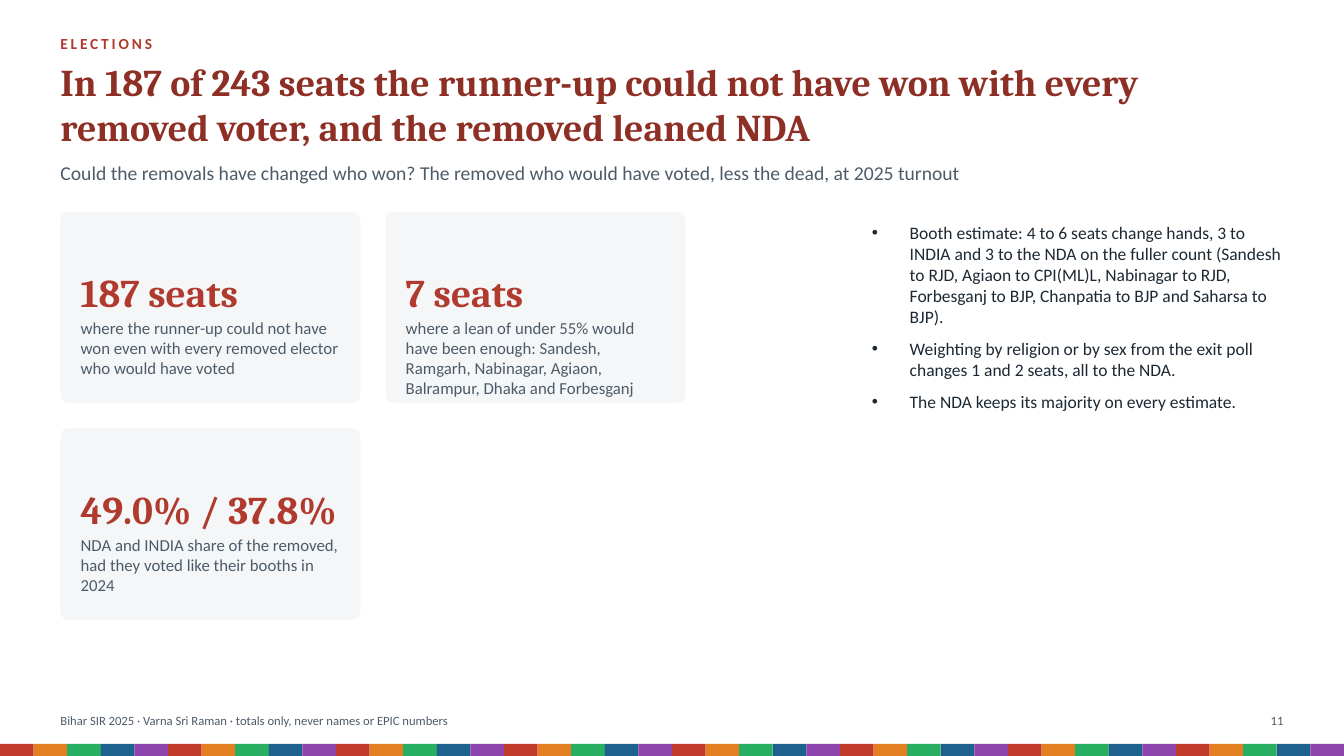
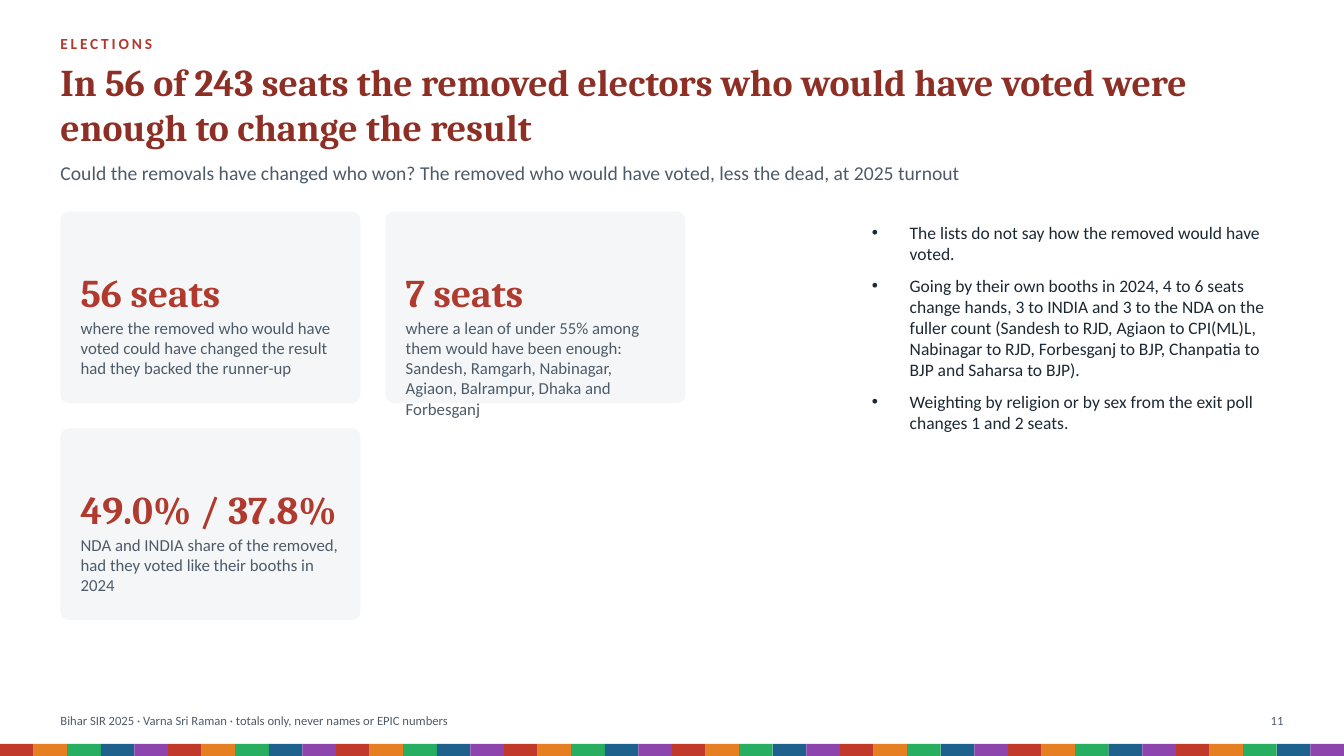
Before and after one commit to Varnasr/INDIA-DATA, a slide deck: slide 11 of reports/bihar-sir-2025-deck.pptx. Drawn at 1344x756 pixels with LibreOffice and Linux fonts; fonts in the diff are those of the drawing. Boxes give left, top, right and bottom in pixels: in the first picture for what was removed or moved away, otherwise in the second. Text is boxed around its words. In the diff, an @@ line names an element or a change of style, - is before the commit and + after.

```diff
--- a/reports/bihar-sir-2025-deck.pptx
+++ b/reports/bihar-sir-2025-deck.pptx
@@ text at bbox=[60, 69, 1187, 150]: text changed @@
-In 187 of 243 seats the runner-up could not have won with every removed voter, and the removed leaned NDA
+In 56 of 243 seats the removed electors who would have voted were enough to change the result
@@ text at bbox=[910, 227, 1264, 432]: text changed @@
-• Booth estimate: 4 to 6 seats change hands, 3 to INDIA and 3 to the NDA on the fuller count (Sandesh to RJD, Agiaon to CPI(ML)L, Nabinagar to RJD, Forbesganj to BJP, Chanpatia to BJP and Saharsa to BJP).
-• Weighting by religion or by sex from the exit poll changes 1 and 2 seats, all to the NDA.
-• The NDA keeps its majority on every estimate.
+• The lists do not say how the removed would have voted.
+• Going by their own booths in 2024, 4 to 6 seats change hands, 3 to INDIA and 3 to the NDA on the fuller count (Sandesh to RJD, Agiaon to CPI(ML)L, Nabinagar to RJD, Forbesganj to BJP, Chanpatia to BJP and Saharsa to BJP).
+• Weighting by religion or by sex from the exit poll changes 1 and 2 seats.
@@ text at bbox=[81, 280, 221, 308]: text changed @@
-187 seats
+56 seats
@@ text at bbox=[81, 322, 330, 377]: text changed @@
-where the runner-up could not have won even with every removed elector who would have voted
+where the removed who would have voted could have changed the result had they backed the runner-up
@@ text at bbox=[406, 322, 639, 397]: text changed @@
-where a lean of under 55% would have been enough: Sandesh, Ramgarh, Nabinagar, Agiaon, Balrampur, Dhaka and Forbesganj
+where a lean of under 55% among them would have been enough: Sandesh, Ramgarh, Nabinagar, Agiaon, Balrampur, Dhaka and Forbesganj
```
Also in this commit, not shown: 5 other slides changed, 1 slide added, 28 other files.
